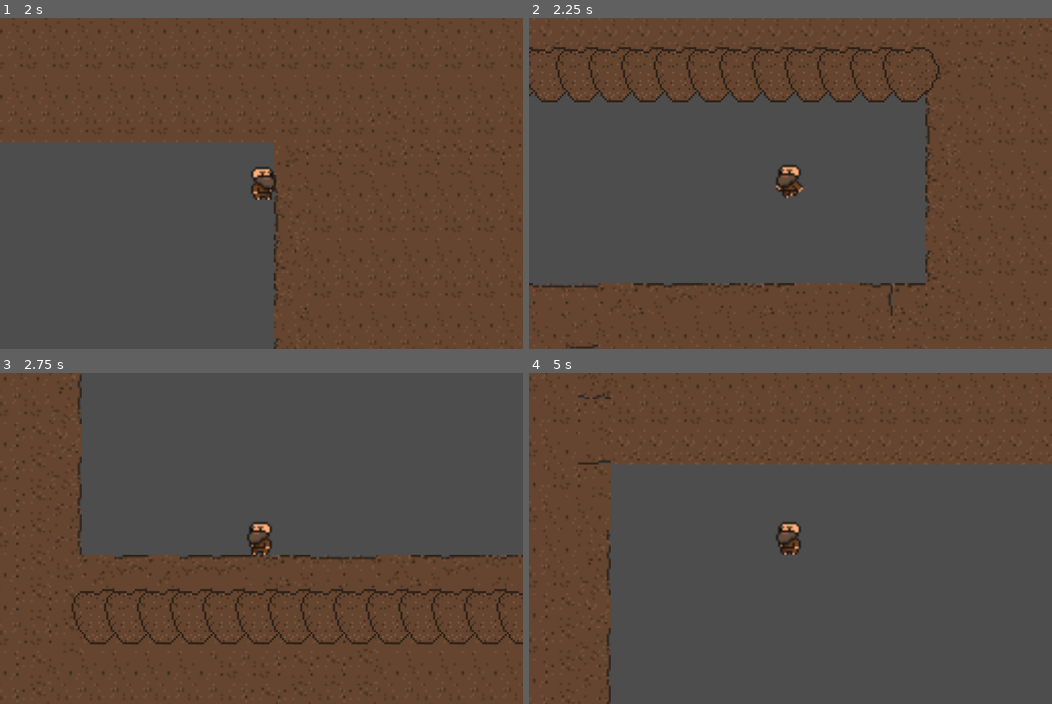
Above: before the commit, frames 1-4 (two rows, left to right).
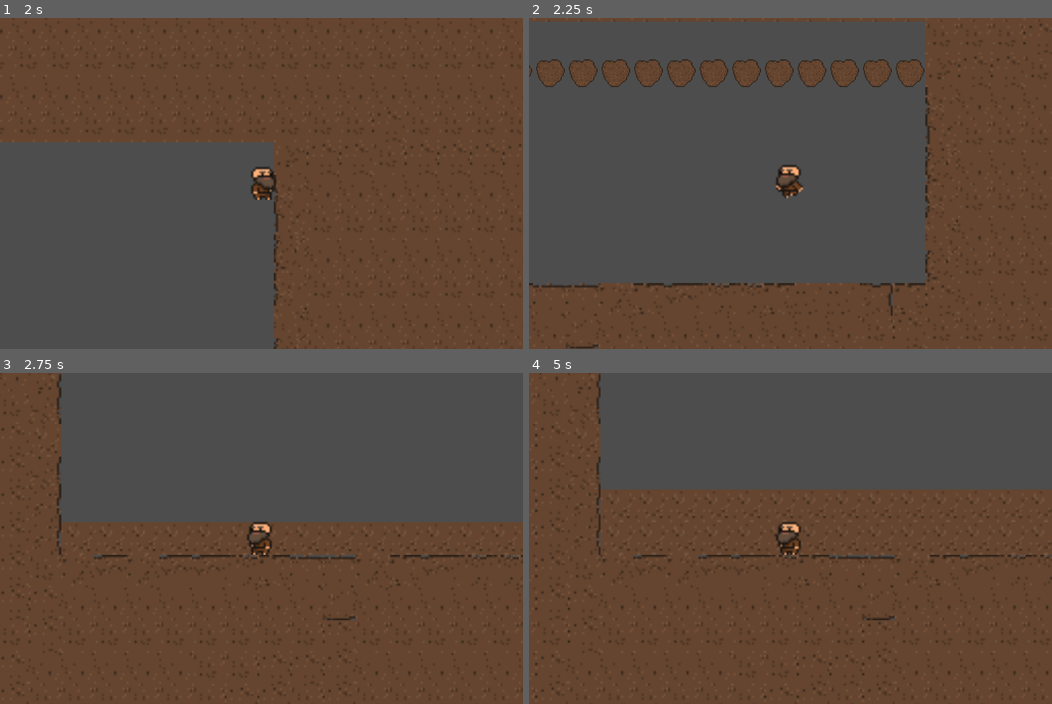
Above: after the commit, the same moments.

Repository: JoshSanch/DwarfDig
Game: Godot game, scene res://Scenes/gameroot.tscn
The game is run twice, just before and just after one commit, with the same random seed, the same clock (stepped at 60 frames per second) and the same inputs.
Inputs:
- Up to frame 1 (2 s): tap Enter (ui_accept) at 0.5, 0.77, 1.52 s; hold Right (ui_right) from 0.53 s (still down)
- Up to frame 2 (2.25 s): release Right (ui_right) at 2.03 s; hold Left (ui_left) from 2.03 s (still down)
- Up to frame 3 (2.75 s): keep holding Left (ui_left)
- Up to frame 4 (5 s): release Left (ui_left) at 2.78 s; hold Right (ui_right) 2.78-4.28 s; tap Enter (ui_accept) at 3.02, 3.77, 4.52 s; hold Left (ui_left) from 4.28 s (still down)

Frame 1 is identical in both runs. In frame 2, 15% of the frame differs, in the area x 0-79%, y 1-26%; in frame 3, 14%; in frame 4, 79%, in the area x 0-100%, y 0-100%.

Commit message:
Game: Get falling debris cave-ins working

Diff:
--- a/Assets/Scripts/CaveBehavior.gd
+++ b/Assets/Scripts/CaveBehavior.gd
@@ -1,12 +1,15 @@
 extends TileMap
 
-@onready var falling_debris_scene: PackedScene = preload("res://Scenes/Projectiles/FallingDebris.tscn")
+@onready
+var falling_debris_scene: PackedScene = preload("res://Scenes/Projectiles/FallingDebris.tscn")
 @onready var fall_timer: Timer = $WaveFallTimer
 var cave_state_update
 
 const NULL_TILE_SOURCE_ID = -1
 const DIRT_TILE_SOURCE_ID = 2
 const DIRT_TILE_SPAWN_ATLAS_COORDS = Vector2i(1, 10)
+const DIRT_TILE_LAYER = 0
+const MATERIAL_TILE_LAYER = 1
 const SUPPORT_TILE_SOURCE_ID = 1
 const STATIC_TILE_SOURCE_ID = 0
 const STATIC_TILE_ATLAS_COORDS = Vector2i(1, 1)
@@ -44,9 +47,16 @@
 		cave_state_update = false
 
 
-func _on_falling_debris_area_entered(body: Node):
-	var tile_coord = local_to_map(to_local(body.global_position))
-	set_cell(0, Vector2i(tile_coord.x, tile_coord.y - 1), DIRT_TILE_SOURCE_ID, DIRT_TILE_SPAWN_ATLAS_COORDS)
+func _on_falling_debris_body_entered(body: Node, debris_node: Node2D):
+	if body == self:
+		var tile_coord = local_to_map(to_local(debris_node.global_position))
+		set_cell(
+			DIRT_TILE_LAYER,
+			Vector2i(tile_coord.x, tile_coord.y - 1),
+			DIRT_TILE_SOURCE_ID,
+			DIRT_TILE_SPAWN_ATLAS_COORDS
+		)
+		debris_node.queue_free()
 
 
 func find_loose_dirt_tiles() -> Array[Vector2i]:
@@ -63,7 +73,10 @@
 	var bottom_neighbor_coords = neighbor_cells[1]
 	return (
 		get_cell_source_id(0, tile_coords) == DIRT_TILE_SOURCE_ID
-		and get_cell_source_id(0, bottom_neighbor_coords) not in [DIRT_TILE_SOURCE_ID, STATIC_TILE_SOURCE_ID]
+		and (
+			get_cell_source_id(0, bottom_neighbor_coords)
+			not in [DIRT_TILE_SOURCE_ID, STATIC_TILE_SOURCE_ID]
+		)
 		and get_cell_atlas_coords(0, tile_coords) != STATIC_TILE_ATLAS_COORDS
 	)
 
@@ -76,7 +89,9 @@
 		falling_sprite_node.process_mode = Node.PROCESS_MODE_ALWAYS
 		falling_sprite_node.visible = true
 		add_child(falling_sprite_node)
-		falling_sprite_node.get_node("Area2D").area_entered.connect(_on_falling_debris_area_entered)
+		falling_sprite_node.get_node("Area2D").body_entered.connect(
+			_on_falling_debris_body_entered.bind(falling_sprite_node)
+		)
 
 	queued_tiles_to_fall = []
 
@@ -86,10 +101,20 @@
 	# - Support provided by nearby horizontal tiles, weighted more the further from the current tile dirt exists
 	# - Support from above tiles, weighted less the further from the current tile dirt exists
 	# - Support from under the tile from a non-dirt entity
-	var base_support_factor = world_support_weight * int(
-		get_cell_source_id(0, Vector2i(tile_coords.x, tile_coords.y + 1)) == SUPPORT_TILE_SOURCE_ID
+	var base_support_factor = (
+		world_support_weight
+		* int(
+			(
+				get_cell_source_id(0, Vector2i(tile_coords.x, tile_coords.y + 1))
+				== SUPPORT_TILE_SOURCE_ID
+			)
+		)
 	)
-	return base_support_factor + calculate_horizontal_support_factor(tile_coords) + calculate_vertical_support_factor(tile_coords)
+	return (
+		base_support_factor
+		+ calculate_horizontal_support_factor(tile_coords)
+		+ calculate_vertical_support_factor(tile_coords)
+	)
 
 
 func calculate_horizontal_support_factor(tile_coords):
@@ -101,7 +126,9 @@
 	var horizontal_support_factor = 0
 	for horizontal_index in range(left_boundary_index, right_boundary_index + 1, 1):
 		if get_cell_source_id(0, Vector2i(horizontal_index, tile_coords.y)) == DIRT_TILE_SOURCE_ID:
-			horizontal_support_factor += horizontal_support_weights[abs(horizontal_index - tile_coords.x)]
+			horizontal_support_factor += horizontal_support_weights[abs(
+				horizontal_index - tile_coords.x
+			)]
 
 	return horizontal_support_factor
 
@@ -115,17 +142,21 @@
 	var horizontal_support_factor = 0
 	for horizontal_index in range(left_boundary_index, right_boundary_index + 1, 1):
 		if get_cell_source_id(0, Vector2i(horizontal_index, tile_coords.y)) == DIRT_TILE_SOURCE_ID:
-			horizontal_support_factor += horizontal_support_weights[abs(horizontal_index - tile_coords.x)]
+			horizontal_support_factor += horizontal_support_weights[abs(
+				horizontal_index - tile_coords.x
+			)]
 
 	return horizontal_support_factor
 
 
 func draw_debug_coordinates():
 	for tile_coords in get_used_cells(0):
-		var debug_coordinate_node = RichTextLabel.new()
+		var debug_coordinate_node := RichTextLabel.new()
 		debug_coordinate_node.position = to_global(map_to_local(tile_coords))
 		debug_coordinate_node.text = str(tile_coords)
 		debug_coordinate_node.visible = true
 		debug_coordinate_node.z_index = 99
 		debug_coordinate_node.fit_content = true
+		debug_coordinate_node.theme = preload("res://Assets/Themes/debug_text.tres")
+		debug_coordinate_node.autowrap_mode = TextServer.AUTOWRAP_OFF
 		add_child(debug_coordinate_node)
--- a/Scenes/Game/CavePlayableArea.tscn
+++ b/Scenes/Game/CavePlayableArea.tscn
@@ -1,9 +1,11 @@
-[gd_scene load_steps=9 format=3 uid="uid://dk7ja5p2c7amy"]
+[gd_scene load_steps=10 format=3 uid="uid://dk7ja5p2c7amy"]
 
 [ext_resource type="Texture2D" uid="uid://cceo1pi8i8bd0" path="res://Assets/Textures/Environment/Dirt Tiles w bg.png" id="1_omjrb"]
 [ext_resource type="Script" path="res://Assets/Scripts/CaveBehavior.gd" id="2_66kby"]
 [ext_resource type="Texture2D" uid="uid://ytd7ib6qmc5" path="res://Assets/Textures/Actions/Cave Support.png" id="2_ouqg4"]
 [ext_resource type="Texture2D" uid="uid://73fufhor3xxc" path="res://Assets/Textures/Environment/Dirt Tiles 2.png" id="3_qb8gv"]
+
+[sub_resource type="PhysicsMaterial" id="PhysicsMaterial_r4bfg"]
 
 [sub_resource type="TileSetAtlasSource" id="TileSetAtlasSource_klhx6"]
 texture = ExtResource("1_omjrb")
@@ -491,6 +493,7 @@
 [sub_resource type="TileSet" id="TileSet_w51lg"]
 physics_layer_0/collision_layer = 1
 physics_layer_0/collision_mask = 7
+physics_layer_0/physics_material = SubResource("PhysicsMaterial_r4bfg")
 terrain_set_0/mode = 0
 terrain_set_0/terrain_0/name = "Big Terrain"
 terrain_set_0/terrain_0/color = Color(1, 1, 1, 1)
--- a/Scenes/Projectiles/FallingDebris.tscn
+++ b/Scenes/Projectiles/FallingDebris.tscn
@@ -3,10 +3,10 @@
 [ext_resource type="Texture2D" uid="uid://cwqcyq5q3nxgh" path="res://Assets/Textures/Environment/Falling Dirt Mound.png" id="1_cqpvu"]
 
 [sub_resource type="RectangleShape2D" id="RectangleShape2D_rj7at"]
-size = Vector2(28, 25)
+size = Vector2(11, 13)
 
 [sub_resource type="RectangleShape2D" id="RectangleShape2D_yexs5"]
-size = Vector2(28, 25)
+size = Vector2(11, 13)
 
 [node name="FallingDebris" type="RigidBody2D"]
 texture_filter = 1
@@ -19,13 +19,14 @@
 input_pickable = false
 
 [node name="CollisionShape2D" type="CollisionShape2D" parent="Area2D"]
-position = Vector2(0, 1.5)
+position = Vector2(0.5, 0.5)
 shape = SubResource("RectangleShape2D_rj7at")
 
 [node name="Sprite2D" type="Sprite2D" parent="."]
+scale = Vector2(0.5, 0.5)
 texture = ExtResource("1_cqpvu")
 
 [node name="CollisionShape2D" type="CollisionShape2D" parent="."]
-position = Vector2(0, 1.5)
+position = Vector2(0.5, 0.5)
 shape = SubResource("RectangleShape2D_yexs5")
 disabled = true
